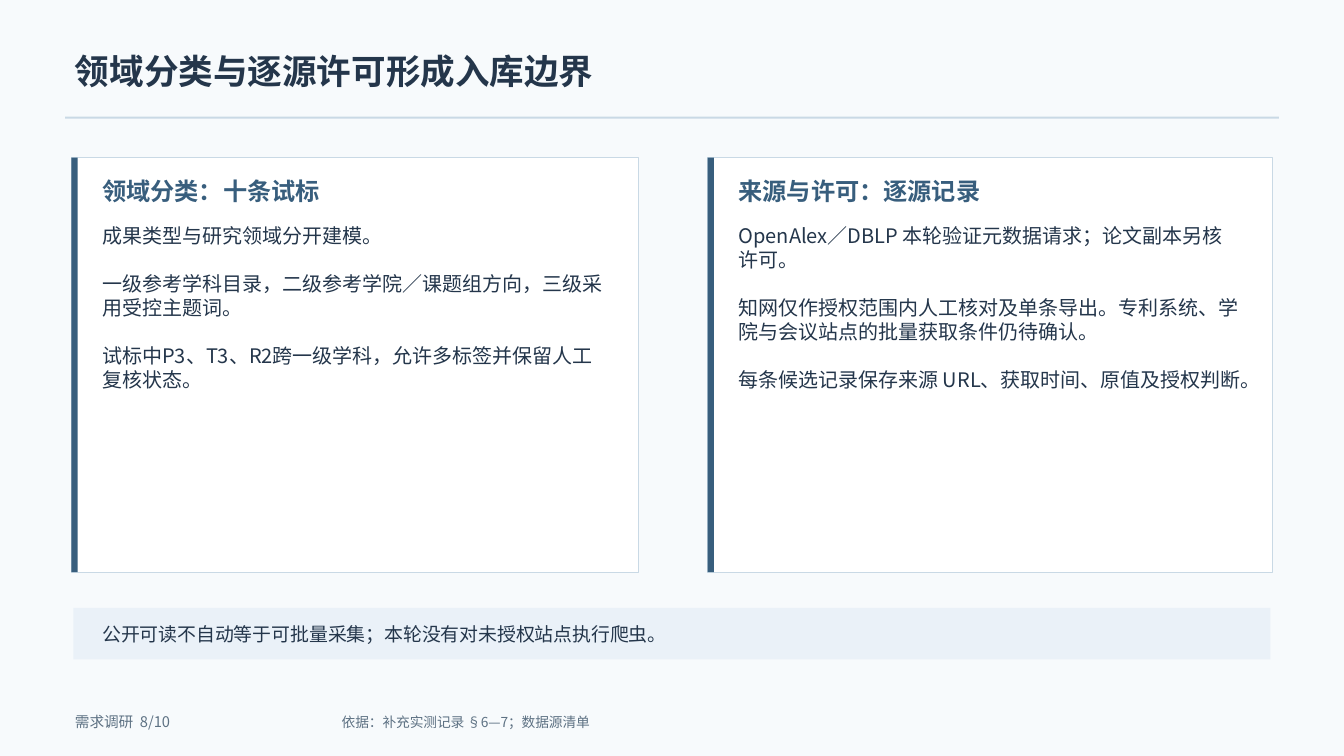
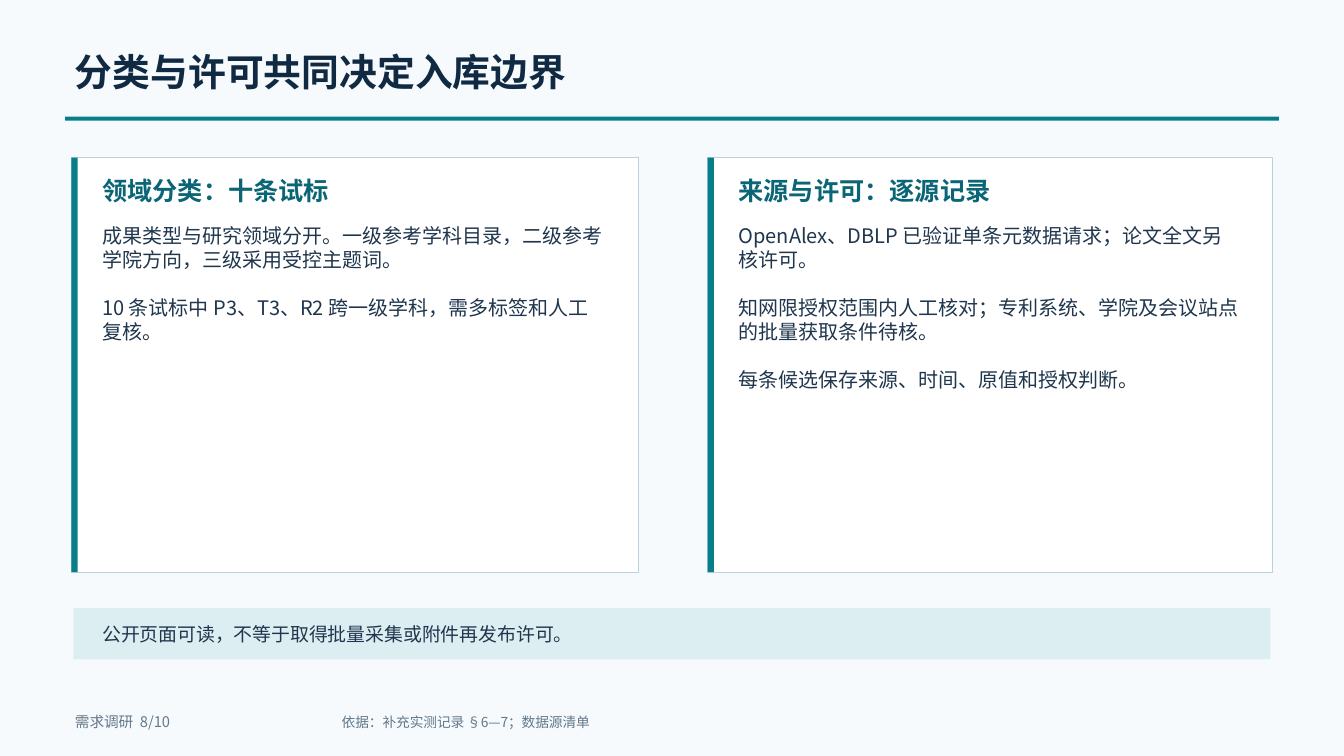
Before and after one commit to retepa1676767/ScholarShare, a slide deck: slide 8 of docs/需求调研/提交版/作业1-学术成果分享平台-需求调研汇报.pptx. Drawn at 1344x756 pixels with LibreOffice and Linux fonts; fonts in the diff are those of the drawing. Boxes give left, top, right and bottom in pixels: in the first picture for what was removed or moved away, otherwise in the second. Text is boxed around its words. In the diff, an @@ line names an element or a change of style, - is before the commit and + after.

```diff
--- a/docs/需求调研/提交版/作业1-学术成果分享平台-需求调研汇报.pptx
+++ b/docs/需求调研/提交版/作业1-学术成果分享平台-需求调研汇报.pptx
@@ text at [75, 53, 566, 90]: text changed; size 24.8 to 27 pt; text colour #24364B to #102A43 @@
-领域分类与逐源许可形成入库边界
+分类与许可共同决定入库边界
@@ rectangle at [66, 117, 1279, 121]: fill #C9D9E5 to #087E8B @@
@@ rectangle at [72, 157, 638, 572]: outline #C9D9E5 0.75 pt to #BBD1DD 0.75 pt @@
@@ rectangle at [72, 157, 78, 572]: fill #385E7D to #087E8B @@
@@ text "领域分类：十条试标" at [102, 178, 329, 203]: size 17.2 to 18 pt, text colour #385E7D to #0A6676 @@
@@ rectangle at [708, 157, 1272, 572]: outline #C9D9E5 0.75 pt to #BBD1DD 0.75 pt @@
@@ rectangle at [708, 157, 714, 572]: fill #385E7D to #087E8B @@
@@ text "来源与许可：逐源记录" at [739, 178, 991, 203]: size 17.2 to 18 pt, text colour #385E7D to #0A6676 @@
@@ text at [102, 226, 602, 341]: text changed; text colour #24364B to #1F364D @@
-成果类型与研究领域分开建模。
-一级参考学科目录，二级参考学院／课题组方向，三级采用受控主题词。
-试标中P3、T3、R2跨一级学科，允许多标签并保留人工复核状态。
+成果类型与研究领域分开。一级参考学科目录，二级参考学院方向，三级采用受控主题词。
+10 条试标中 P3、T3、R2 跨一级学科，需多标签和人工复核。
@@ text at [739, 226, 1239, 389]: text changed; text colour #24364B to #1F364D @@
-OpenAlex／DBLP 本轮验证元数据请求；论文副本另核许可。
-知网仅作授权范围内人工核对及单条导出。专利系统、学院与会议站点的批量获取条件仍待确认。
-每条候选记录保存来源 URL、获取时间、原值及授权判断。
+OpenAlex、DBLP 已验证单条元数据请求；论文全文另核许可。
+知网限授权范围内人工核对；专利系统、学院及会议站点的批量获取条件待核。
+每条候选保存来源、时间、原值和授权判断。
@@ rectangle at [74, 608, 1271, 659]: fill #EAF1F8 to #DDEEF2 @@
@@ text at [102, 625, 572, 643]: text changed; text colour #24364B to #1F364D @@
-公开可读不自动等于可批量采集；本轮没有对未授权站点执行爬虫。
+公开页面可读，不等于取得批量采集或附件再发布许可。
```
Also in this commit, not shown: 9 other slides changed, 1 other file.
